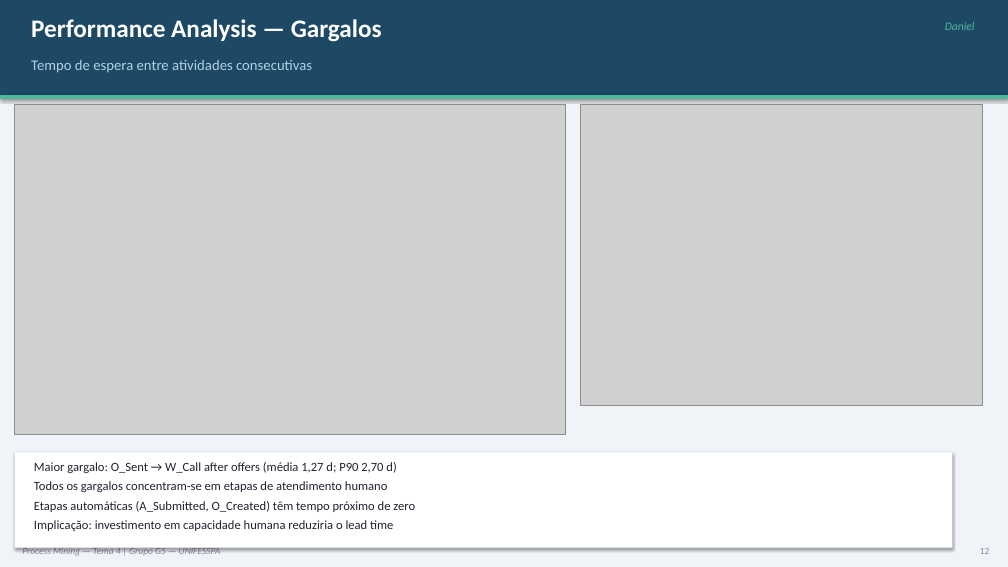
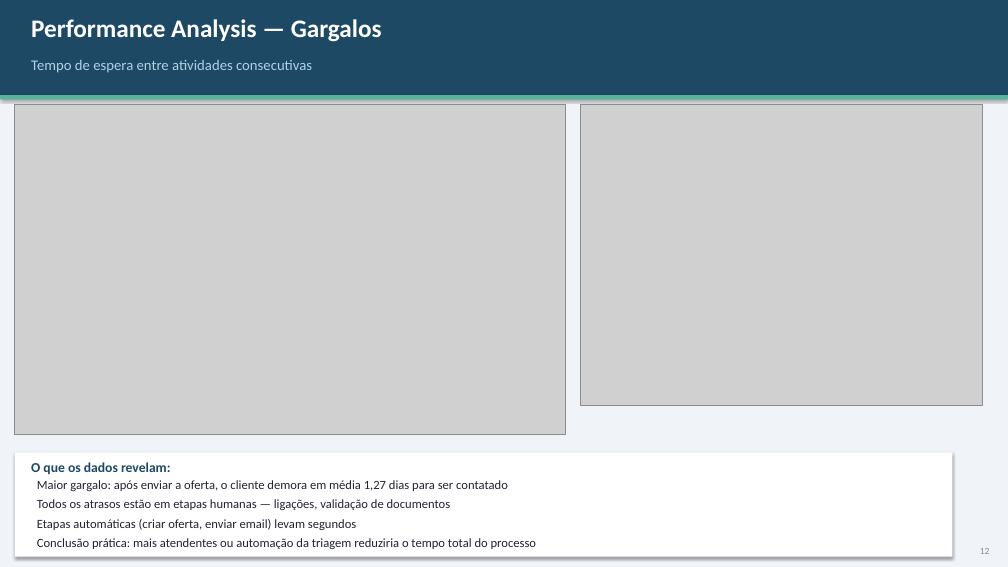
Before and after one commit to Michelangelo-Costa/ProcessMining-Tema4-G5, a slide deck: slide 12 of Apresentacao_Tema4_ProcessMining_G5.pptx (slide 16 before the commit). Drawn at 1008x567 pixels with LibreOffice and Linux fonts; fonts in the diff are those of the drawing; grey boxes stand for pictures. Boxes give left, top, right and bottom in pixels: in the first picture for what was removed or moved away, otherwise in the second. Text is boxed around its words. In the diff, an @@ line names an element or a change of style, - is before the commit and + after.

Commit message:
Atualiza apresentacao, notebook, figuras e README para seminario
- Apresentacao: slides melhorados para rubrica 'muito bom', linguagem
  simplificada, caixas de destaque e fluxo visual no slide de introducao
- Notebook: %matplotlib inline, caminhos /content/figures/ compativeis
  com Colab, layout LR nos grafos DFG e Alpha Miner, celula de download
  automatico de figuras (zip) adicionada ao final
- Figuras: DFG completo, DFG filtrado e Alpha Miner atualizados (LR)
- Relatorio: sidewaysfigure para acomodar figuras rotacionadas, pacote
  rotating adicionado ao preambulo
- .gitignore: exclui roteiro/ e estudo/ (materiais de apoio internos)
- README: reescrito com foco no professor, nota metodologica sobre log
  sintetico, tabela de resultados e instrucoes de reproducao
- Remove apresentacao_v2.pptx (arquivo duplicado)

```diff
--- a/Apresentacao_Tema4_ProcessMining_G5.pptx
+++ b/Apresentacao_Tema4_ProcessMining_G5.pptx
@@ text removed at (x1=945, y1=22, x2=975, y2=30) @@
-Daniel
@@ rectangle resized from (x1=15, y1=452, x2=953, y2=547) to (x1=15, y1=452, x2=953, y2=557) @@
@@ text added at (x1=31, y1=462, x2=171, y2=474), 13 pt, text #1E4965, bold @@
+O que os dados revelam:
@@ text at (x1=37, y1=480, x2=536, y2=549): text changed @@
-Maior gargalo: O_Sent → W_Call after offers (média 1,27 d; P90 2,70 d)
-Todos os gargalos concentram-se em etapas de atendimento humano
-Etapas automáticas (A_Submitted, O_Created) têm tempo próximo de zero
-Implicação: investimento em capacidade humana reduziria o lead time
+Maior gargalo: após enviar a oferta, o cliente demora em média 1,27 dias para ser contatado
+Todos os atrasos estão em etapas humanas — ligações, validação de documentos
+Etapas automáticas (criar oferta, enviar email) levam segundos
+Conclusão prática: mais atendentes ou automação da triagem reduziria o tempo total do processo
```
Also in this commit, not shown: 6 other slides changed, 6 slides added, 10 slides removed, 9 other files.
